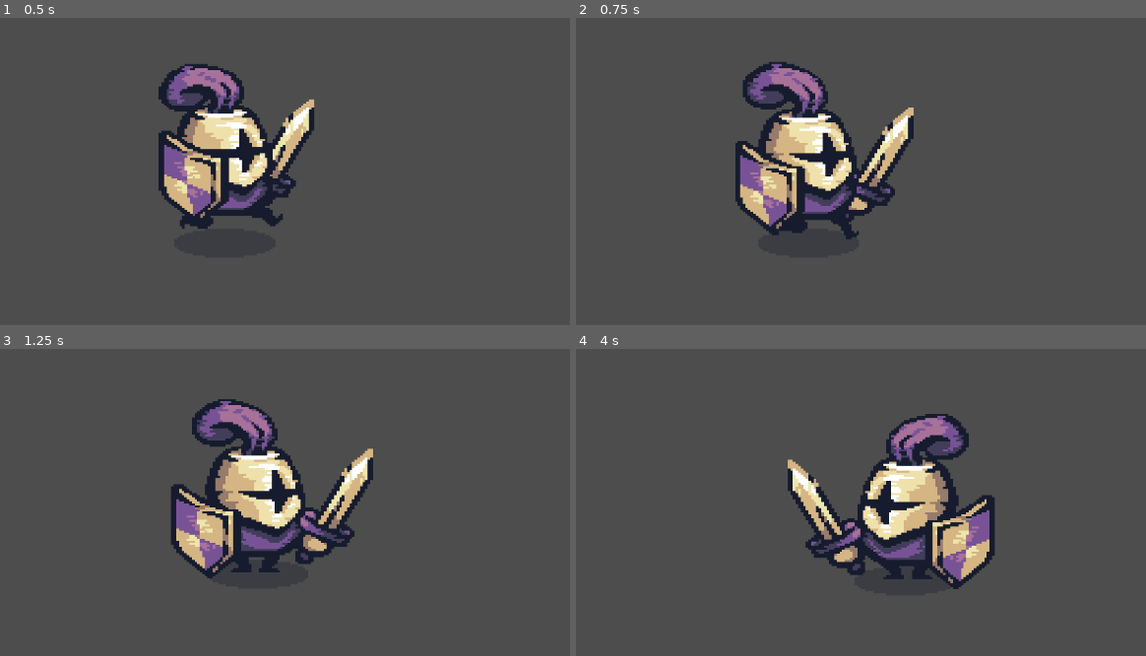
Above: before the commit, frames 1-4 (two rows, left to right).
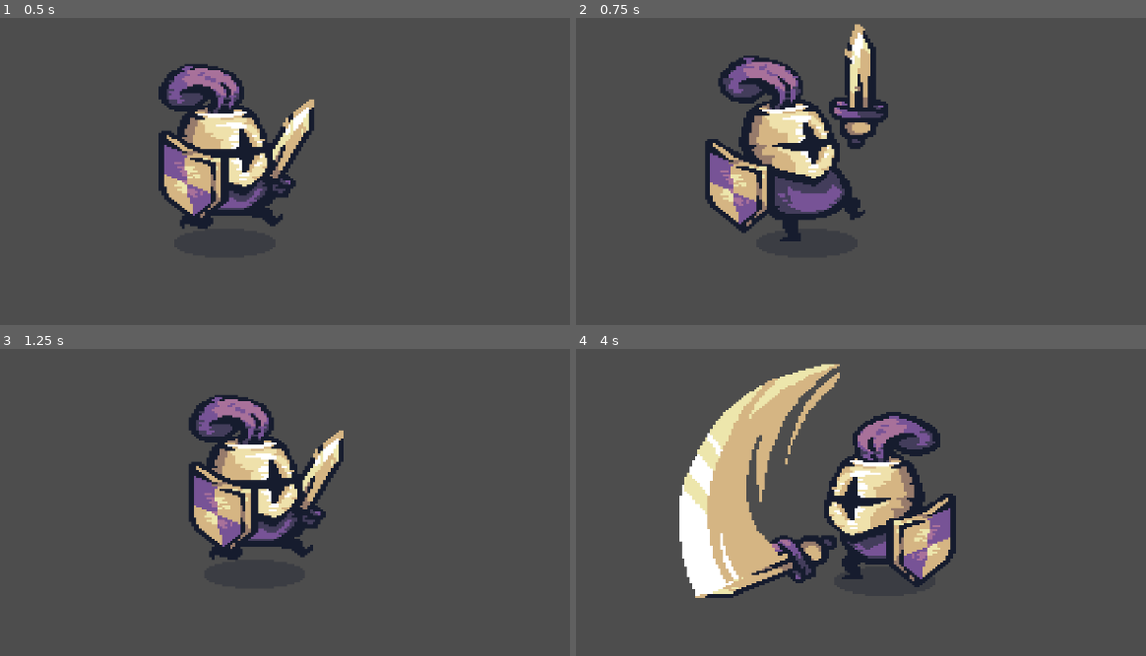
Above: after the commit, the same moments.

Repository: Tamy-dsv/Trilha_godot_new
Game: Godot game, scene res://node_2d.tscn
Same seed, same stepped clock (60 frames per second), same inputs: the game is played once before the commit and once after it.
Inputs (mouse positions are in pixels of both pictures, inside the frame that each line leads up to):
- Up to frame 1 (0.5 s): no input
- Up to frame 2 (0.75 s): tap Enter at 0.5 s; move the mouse to (986, 192) at 0.52 s; hold D (mover_direita) from 0.53 s (still down); click (986, 192) at 0.6 s
- Up to frame 3 (1.25 s): keep holding D (mover_direita)
- Up to frame 4 (4 s): move the mouse to (655, 566) at 1.27 s; release D (mover_direita) at 1.28 s; hold S (mover_baixo) 1.28-2.03 s; click (655, 566) at 1.35 s; move the mouse to (889, 450) at 2.02 s; hold D (mover_direita) 2.03-2.78 s; click (889, 450) at 2.1 s; move the mouse to (769, 634) at 2.77 s; hold W (mover_cima) 2.78-3.53 s; click (769, 634) at 2.85 s; move the mouse to (1049, 613) at 3.52 s; hold A (mover_esquerda) from 3.53 s (still down); click (1049, 613) at 3.6 s

Frame 1 is identical in both runs. In frame 2, 13% of the frame differs, in the area x 22-60%, y 1-73%; in frame 3, 11%; in frame 4, 23%, in the area x 18-74%, y 4-82%.

Commit message:
criando inimigo
inimigo criado

Diff:
--- /dev/null
+++ b/medieval-warrior/inimigos/comportamentos/seguir.gd
@@ -0,0 +1 @@
+extends Node
--- /dev/null
+++ b/medieval-warrior/inimigos/peoes.tscn
@@ -0,0 +1,77 @@
+[gd_scene load_steps=11 format=3 uid="uid://crr7lvjcvelph"]
+
+[ext_resource type="Texture2D" uid="uid://fmvx1ve21i7y" path="res://addons/Tiny Swords/Tiny Swords (Update 010)/Factions/Knights/Troops/Pawn/Red/Pawn_Red.png" id="1_37prt"]
+[ext_resource type="PackedScene" uid="uid://chk5hjh847dd" path="res://node_2d.tscn" id="2_k7ipy"]
+
+[sub_resource type="CapsuleShape2D" id="CapsuleShape2D_nydnx"]
+radius = 23.0
+height = 76.0
+
+[sub_resource type="AtlasTexture" id="AtlasTexture_r3xpm"]
+atlas = ExtResource("1_37prt")
+region = Rect2(0, 192, 192, 192)
+
+[sub_resource type="AtlasTexture" id="AtlasTexture_fuvxp"]
+atlas = ExtResource("1_37prt")
+region = Rect2(192, 192, 192, 192)
+
+[sub_resource type="AtlasTexture" id="AtlasTexture_q84m5"]
+atlas = ExtResource("1_37prt")
+region = Rect2(384, 192, 192, 192)
+
+[sub_resource type="AtlasTexture" id="AtlasTexture_4svsb"]
+atlas = ExtResource("1_37prt")
+region = Rect2(576, 192, 192, 192)
+
+[sub_resource type="AtlasTexture" id="AtlasTexture_bficq"]
+atlas = ExtResource("1_37prt")
+region = Rect2(768, 192, 192, 192)
+
+[sub_resource type="AtlasTexture" id="AtlasTexture_t8xep"]
+atlas = ExtResource("1_37prt")
+region = Rect2(960, 192, 192, 192)
+
+[sub_resource type="SpriteFrames" id="SpriteFrames_4bxhc"]
+animations = [{
+"frames": [{
+"duration": 1.0,
+"texture": SubResource("AtlasTexture_r3xpm")
+}, {
+"duration": 1.0,
+"texture": SubResource("AtlasTexture_fuvxp")
+}, {
+"duration": 1.0,
+"texture": SubResource("AtlasTexture_q84m5")
+}, {
+"duration": 1.0,
+"texture": SubResource("AtlasTexture_4svsb")
+}, {
+"duration": 1.0,
+"texture": SubResource("AtlasTexture_bficq")
+}, {
+"duration": 1.0,
+"texture": SubResource("AtlasTexture_t8xep")
+}],
+"loop": true,
+"name": &"default",
+"speed": 5.0
+}]
+
+[node name="Peoes" type="CharacterBody2D"]
+
+[node name="PawnRed" type="Sprite2D" parent="."]
+position = Vector2(-2, -3)
+texture = ExtResource("1_37prt")
+hframes = 6
+vframes = 6
+
+[node name="CollisionShape2D" type="CollisionShape2D" parent="."]
+position = Vector2(-3, -1)
+shape = SubResource("CapsuleShape2D_nydnx")
+
+[node name="Node2D" parent="." instance=ExtResource("2_k7ipy")]
+position = Vector2(-101, -121)
+scale = Vector2(0.540003, 0.473442)
+
+[node name="AnimatedSprite2D" type="AnimatedSprite2D" parent="."]
+sprite_frames = SubResource("SpriteFrames_4bxhc")
--- a/medieval-warrior/player/character_body_2d.gd
+++ b/medieval-warrior/player/character_body_2d.gd
@@ -1,62 +1,100 @@
 extends CharacterBody2D
 
 @export var speed: float = 3
+
 @onready var sprite: Sprite2D = $sprite
 @onready var animation_player: AnimationPlayer = $AnimationPlayer
 
+var input_vector: Vector2 = Vector2(0,0)
 var is_running: bool = false
+var was_running: bool = false
 var is_attacking: bool = false
 var attack_cooldown: float = 0.0
 
-func _process(delta: float) -> void:
-	# Atualiza temporizador de ataque
-	if is_attacking:
-		attack_cooldown -= delta
-		if attack_cooldown <= 0.0:
-			is_attacking = false
-			animation_player.play("parado")
+func _process(delta: float)-> void:
+	# ler input
+	read_input()
+
+	#processar atack
+	udpdate_attack_cooldown(delta)
+	if Input.is_action_just_pressed("ataque"):
+		attack()
+
+	#processar animação e rotação do sprite
+	play_run_idle_animation()
+	rotate_sprite()
 
 func _physics_process(delta: float) -> void:
-	var input_vector = Input.get_vector("mover_esquerda", "mover_direita", "mover_cima", "mover_baixo")
 
-	# Zona morta (deadzone)
-	if abs(input_vector.x) < 0.15:
-		input_vector.x = 0.0
-	if abs(input_vector.y) < 0.15:
-		input_vector.y = 0.0
+	#var target_velocity = input_vector * speed * 100.0
+	#if is_attacking:
+		#target_velocity *= 0.25
+	#velocity = lerp(velocity, target_velocity, 0.05)
+	#move_and_slide()
 
 	var target_velocity = input_vector * speed * 100.0
 	if is_attacking:
 		target_velocity *= 0.25
 
-	velocity = lerp(velocity, target_velocity, 0.05)
+	if input_vector.is_zero_approx():
+		velocity = Vector2.ZERO
+	else:
+		velocity = lerp(velocity, target_velocity, 0.05)
+
 	move_and_slide()
 
-	# Atualiza estado de corrida
-	var was_running = is_running
+func udpdate_attack_cooldown(delta: float) -> void:
+	#Atualizar temporizador de ataque
+	if is_attacking:
+		attack_cooldown -= delta
+		if attack_cooldown <= 0.0:
+			is_attacking = false
+			is_running = false
+			animation_player.play("parado")
+
+func read_input() -> void:
+	#obter o input vector
+	input_vector = Input.get_vector("mover_esquerda", "mover_direita", "mover_cima", "mover_baixo" )
+		#close deadzone
+	var deadzone = 0.15
+	if abs(input_vector.x) < 0.15:
+		input_vector.x = 0.0
+
+	if abs(input_vector.y) < 0.15:
+		input_vector.y = 0.0
+
+
+	# Atualiza o estado de is_running
+	was_running = is_running
 	is_running = not input_vector.is_zero_approx()
 
-	# Toca a animação apropriada
-	if was_running != is_running:
-		if is_running:
-			animation_player.play("correr")
-		else:
-			animation_player.play("parado")
+func play_run_idle_animation() -> void:
+	# Rodar a animação
+	if not is_attacking:
+		if was_running != is_running:
+			if is_running:
+				animation_player.play("correr")
+			else:
+				animation_player.play("parado")
 
-	# Gira o sprite com base na direção
+func rotate_sprite() -> void:
+		# Girar o sprite
 	if input_vector.x > 0:
 		sprite.flip_h = false
 	elif input_vector.x < 0:
 		sprite.flip_h = true
 
-	# Detecta ataque
-	if Input.is_action_just_pressed("ataque"):
-		attack()
-
 func attack() -> void:
 	if is_attacking:
 		return
+	#ataque_side_1
+	#ataque_siide2
 
-	animation_player.play("ataque_cima-baixo")
+	#Tocar animaçã
+	animation_player.play( "ataque_cima-baixo")
+
+	#confirmar temporizazador
 	attack_cooldown = 0.6
+
+	#marcar ataque
 	is_attacking = true
--- a/medieval-warrior/player/character_body_2d.tscn
+++ b/medieval-warrior/player/character_body_2d.tscn
@@ -70,9 +70,28 @@
 "values": [Vector2i(0, 0), Vector2i(1, 0), Vector2i(2, 0), Vector2i(3, 0), Vector2i(4, 0), Vector2i(5, 0)]
 }
 
+[sub_resource type="Animation" id="Animation_ydsn6"]
+resource_name = "ataque_cima-baixo"
+length = 0.6
+loop_mode = 1
+step = 0.1
+tracks/0/type = "value"
+tracks/0/imported = false
+tracks/0/enabled = true
+tracks/0/path = NodePath("sprite:frame")
+tracks/0/interp = 1
+tracks/0/loop_wrap = true
+tracks/0/keys = {
+"times": PackedFloat32Array(0, 0.1, 0.2, 0.3, 0.4, 0.5),
+"transitions": PackedFloat32Array(1, 1, 1, 1, 1, 1),
+"update": 1,
+"values": [12, 13, 14, 15, 16, 17]
+}
+
 [sub_resource type="AnimationLibrary" id="AnimationLibrary_ylu1k"]
 _data = {
 &"RESET": SubResource("Animation_fui21"),
+&"ataque_cima-baixo": SubResource("Animation_ydsn6"),
 &"correr": SubResource("Animation_ylu1k"),
 &"parado": SubResource("Animation_liy72")
 }
Not shown, added: medieval-warrior/inimigos/comportamentos/seguir.gd.uid
Not shown: 1 places in medieval-warrior/player/character_body_2d.tscn that only renumber resources
